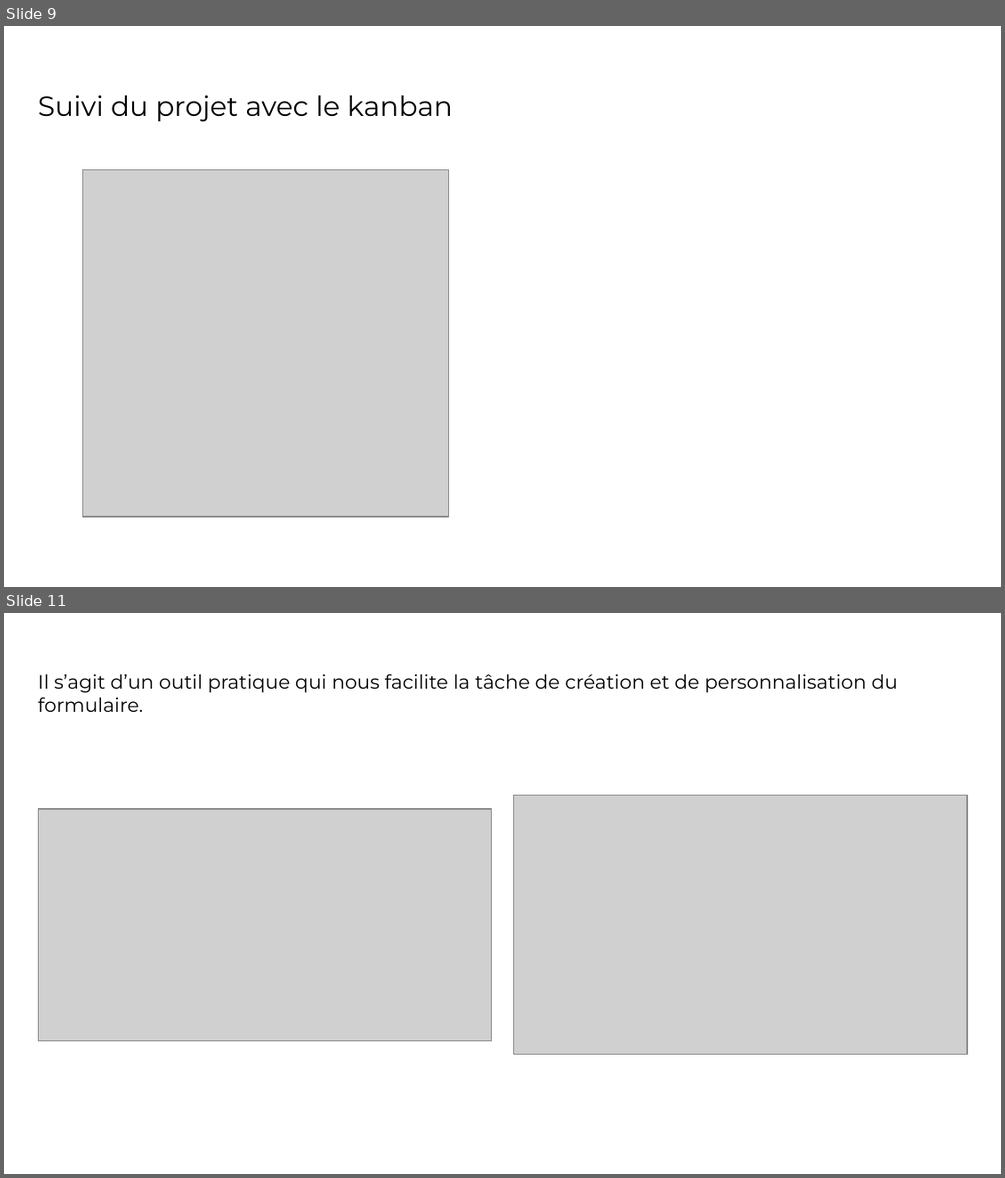
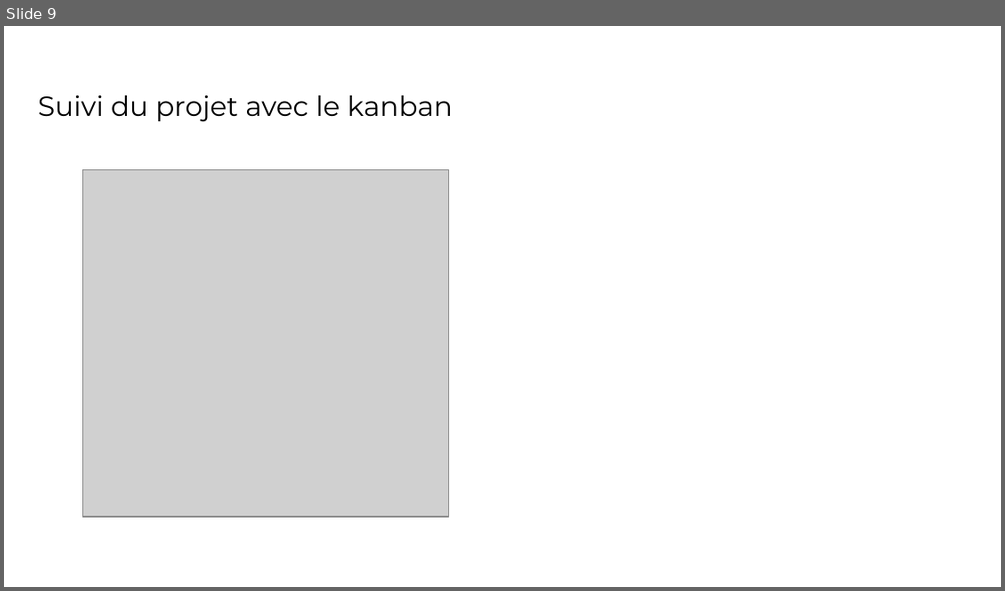
Before and after one commit to LMgit91/Planifiez-le-projet-de-votre-client, a slide deck: Présentation.pptx. Shown one above the other, each under a label of ours: slides 9 and 11 before the commit, slide 9 after it; the slides between them are not shown. The pictures are 1005x1178 and 1005x591 pixels, drawn with LibreOffice and Linux fonts; fonts in the diff are those of the drawing; grey boxes stand for pictures. Boxes give left, top, right and bottom in pixels: in the first picture for what was removed or moved away, otherwise in the second. Text is boxed around its words. In the diff, an @@ line names an element or a change of style, - is before the commit and + after.

```diff
--- a/Présentation.pptx
+++ b/Présentation.pptx
@@ slide 11 removed at [4,613,1001,1174], background #FFFFFF @@
@@ title removed at [38,674,898,712] @@
-Il s’agit d’un outil pratique qui nous facilite la tâche de création et de personnalisation du formulaire.
@@ picture removed at [514,795,968,1054] @@
@@ picture removed at [38,809,492,1040] @@
```
Also in this commit, not shown: 1 slide changed, 1 slide added.
